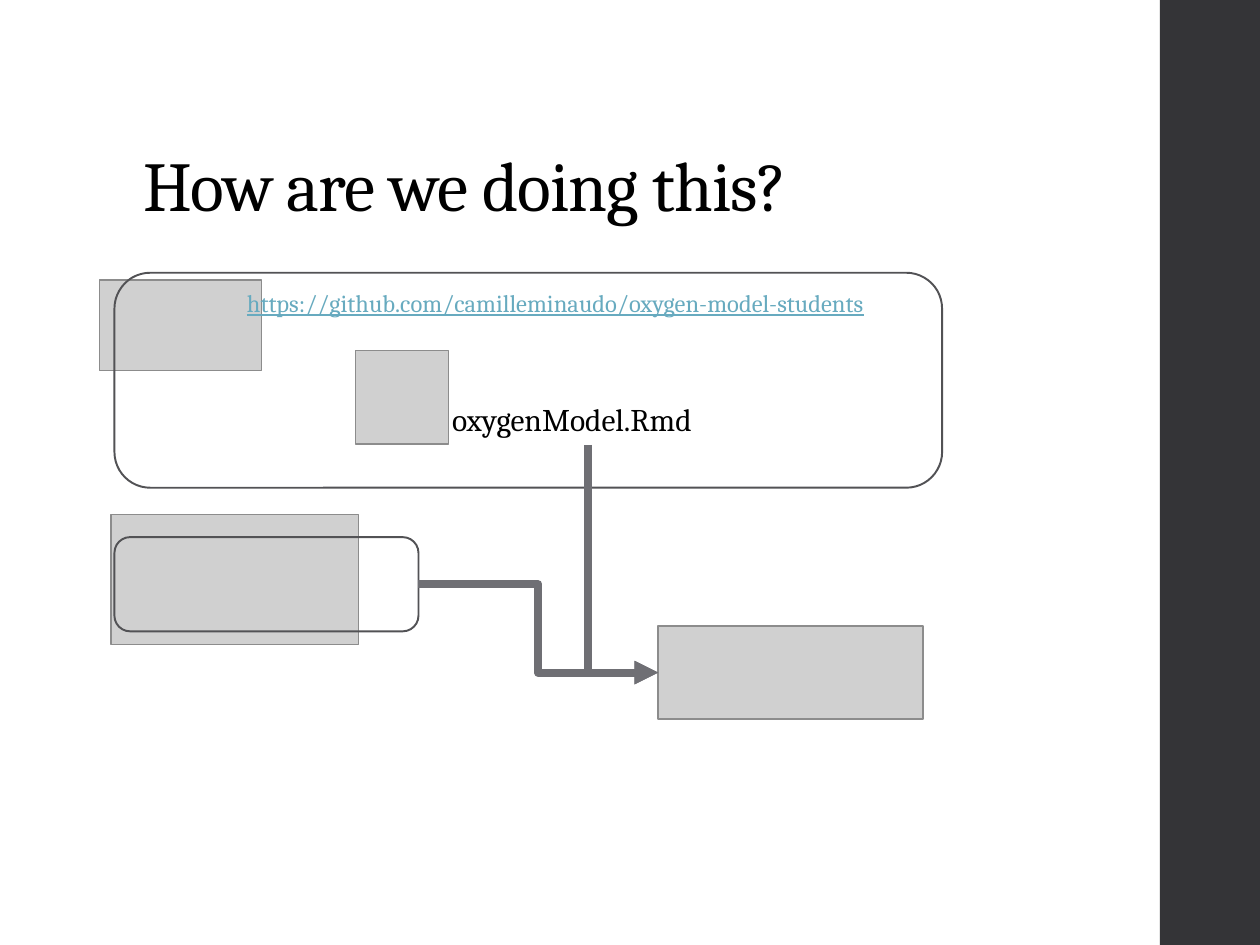
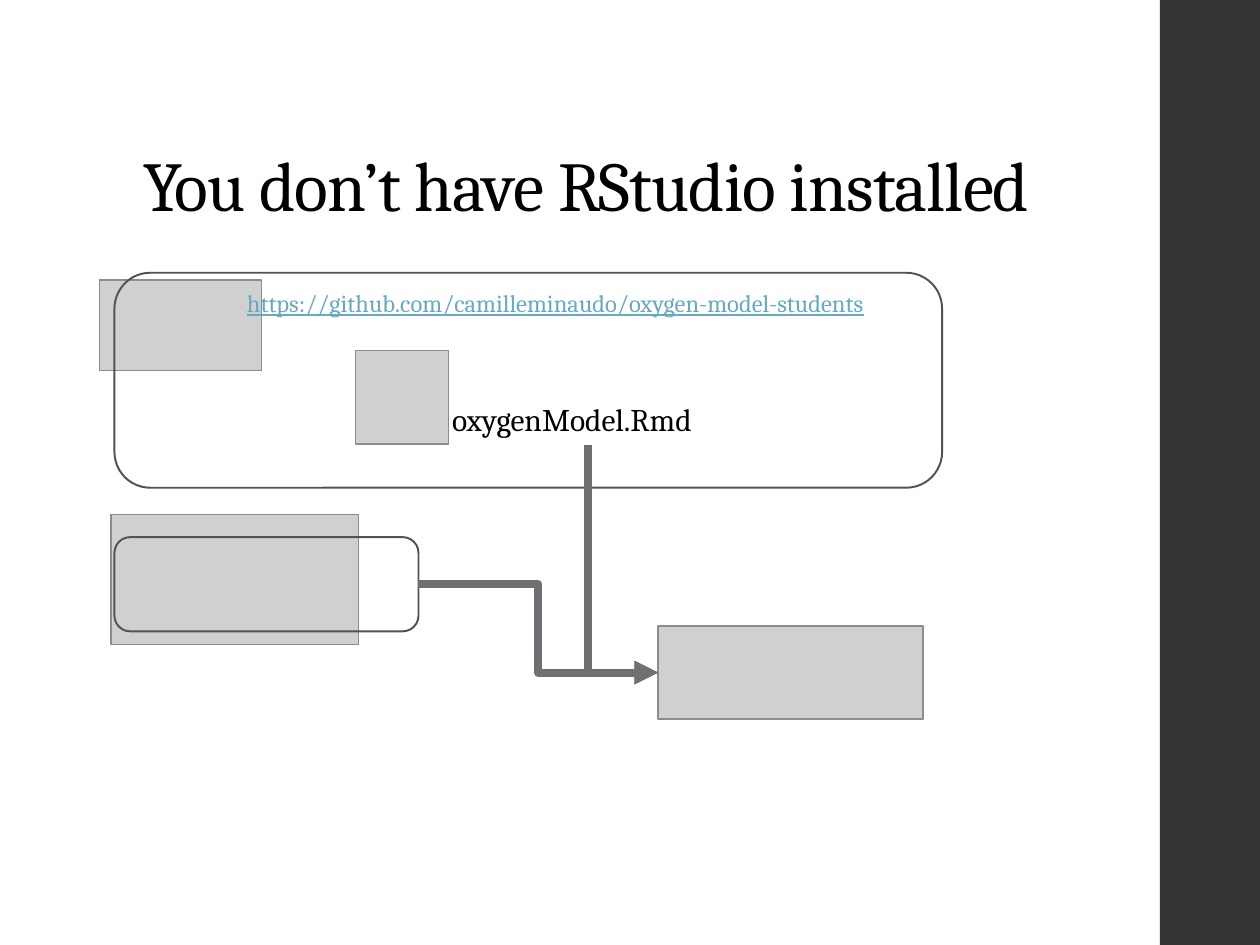
Before and after one commit to camilleminaudo/oxygen-model-students, a slide deck: slide 26 of 20221222_Building a process-based model, from scratch.pptx (slide 25 before the commit). Drawn at 1260x945 pixels with LibreOffice and Linux fonts; fonts in the diff are those of the drawing; grey boxes stand for pictures. Boxes give left, top, right and bottom in pixels: in the first picture for what was removed or moved away, otherwise in the second. Text is boxed around its words. In the diff, an @@ line names an element or a change of style, - is before the commit and + after.

```diff
--- a/20221222_Building a process-based model, from scratch.pptx
+++ b/20221222_Building a process-based model, from scratch.pptx
@@ title at (x1=143, y1=162, x2=1029, y2=212): text changed @@
-How are we doing this?
+You don’t have RStudio installed
```
Also in this commit, not shown: 3 other slides changed, 1 slide added.
